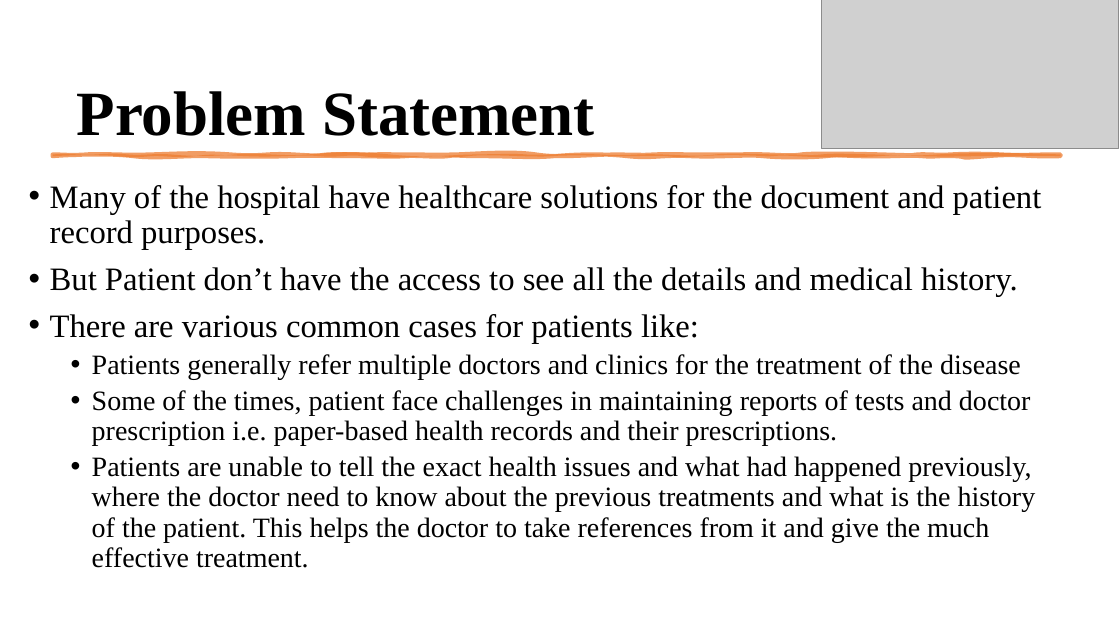
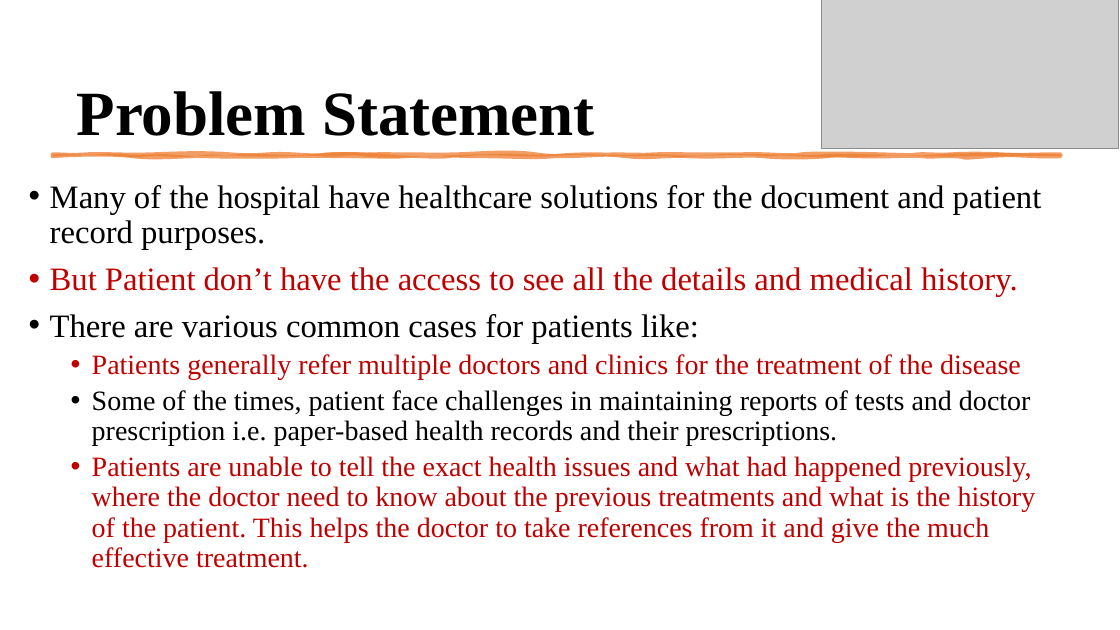
Before and after one commit to KIET-Github/CS-2024-A, a slide deck: slide 2 of PCS24-6-Hanu/Presentation - Smart Care.pptx. Drawn at 1120x630 pixels with LibreOffice and Linux fonts; fonts in the diff are those of the drawing; grey boxes stand for pictures. Boxes give left, top, right and bottom in pixels: in the first picture for what was removed or moved away, otherwise in the second. Text is boxed around its words. In the diff, an @@ line names an element or a change of style, - is before the commit and + after.

```diff
--- a/PCS24-6-Hanu/Presentation - Smart Care.pptx
+++ b/PCS24-6-Hanu/Presentation - Smart Care.pptx
@@ text at [50, 267, 1036, 568]: text colour #000000 to #C00000 in "But Patient don’t have the access to ...", "Patients generally refer multiple doctors and clinics ...", "Patients are unable to tell the exact ..." @@
```
Also in this commit, not shown: 5 other slides changed, 1 slide added, 3 slides removed, 9 other files.
